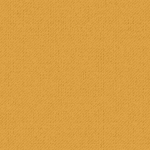
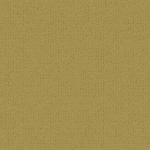
Two versions of the same layered image (150×150). Layer-by-layer changes:
pixels changed over (0, 0, 150, 150) (layer not identified)
